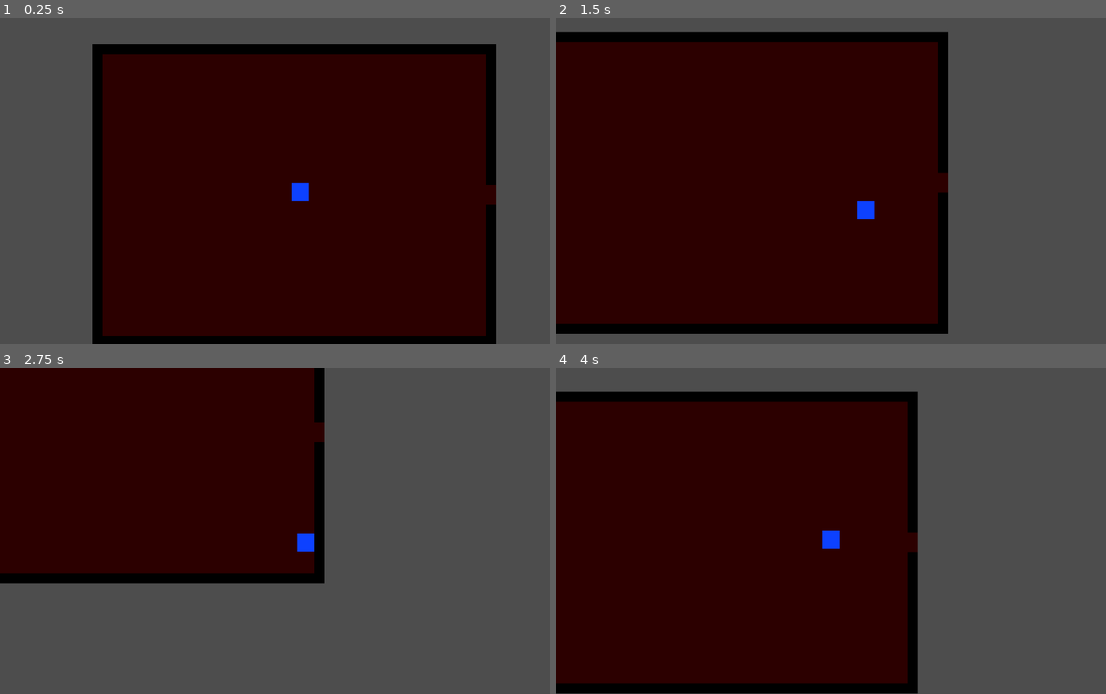
Above: before the commit, frames 1-4 (two rows, left to right).
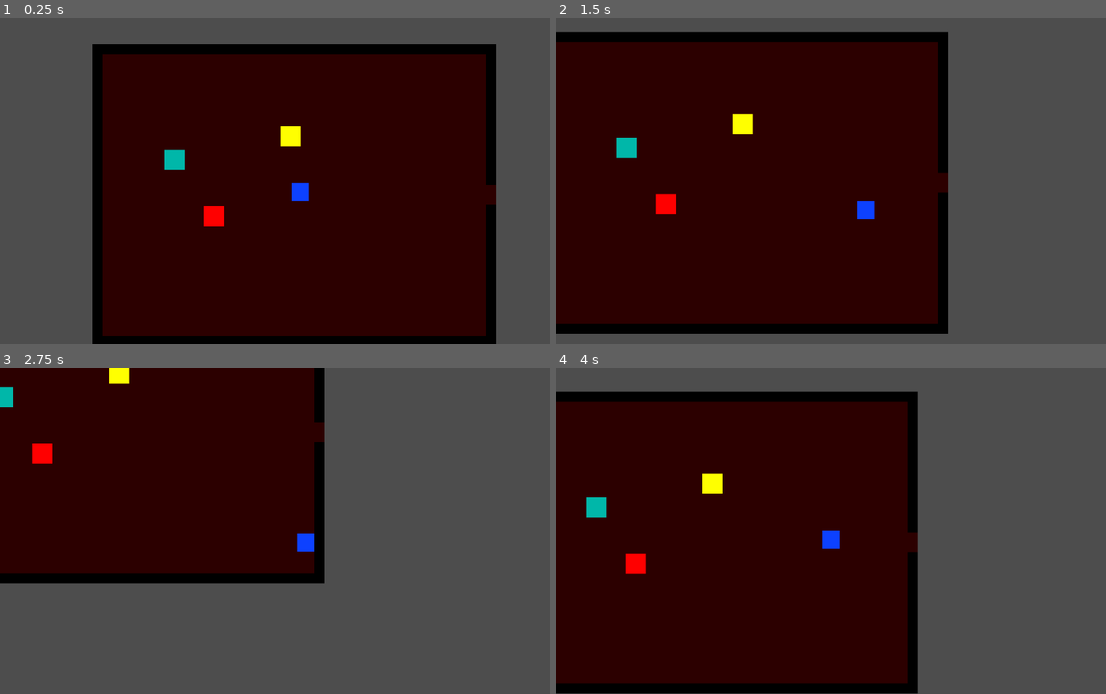
Above: after the commit, the same moments.

Repository: Alex4008/godot-test-project
Game: Godot game, scene res://room.tscn
Two runs of this game, one before a commit and one after it. Both use one fixed random seed, a clock stepped at 60 frames per second and the inputs below.
Inputs (mouse positions are in pixels of both pictures, inside the frame that each line leads up to):
- Up to frame 1 (0.25 s): no input
- Up to frame 2 (1.5 s): tap Enter at 0.5 s; move the mouse to (974, 164) at 0.52 s; hold Right (move_right) 0.53-1.28 s; click (974, 164) at 0.67 s; move the mouse to (732, 197) at 1.27 s; hold Down (move_down) from 1.28 s (still down); click (732, 197) at 1.42 s
- Up to frame 3 (2.75 s): move the mouse to (346, 459) at 2.02 s; release Down (move_down) at 2.03 s; hold Right (move_right) from 2.03 s (still down); click (346, 459) at 2.17 s
- Up to frame 4 (4 s): move the mouse to (820, 596) at 2.77 s; release Right (move_right) at 2.78 s; hold Up (move_up) 2.78-3.53 s; click (820, 596) at 2.92 s; move the mouse to (1023, 579) at 3.52 s; hold Left (move_left) from 3.53 s (still down); click (1023, 579) at 3.67 s

The runs differ from the first frame. In frame 1, 0.7% of the frame differs, in the area x 29-55%, y 33-64%; in frame 2, 0.7%; in frame 3, 0.6%; in frame 4, 0.7%, in the area x 5-31%, y 32-64%.

Commit message:
Added stuff

Diff:
--- /dev/null
+++ b/color_rect.gd
@@ -0,0 +1,17 @@
+extends ColorRect
+
+# Declare a variable to hold the reference to the DialogPanel
+@onready var dialog_panel = $DialogPanel
+
+func _ready():
+	# Ensure the ColorRect captures mouse input
+	mouse_filter = MOUSE_FILTER_STOP
+	# Connect the gui_input signal using a Callable
+	connect("gui_input", Callable(self, "_on_gui_input"))
+
+func _on_gui_input(event):
+	if event is InputEventMouseButton and event.pressed and event.button_index == MOUSE_BUTTON_LEFT:
+		print("ColorRect clicked!")
+		# Call the show_text() function on the DialogPanel
+		var world_position: Vector2 = get_global_rect().position
+		dialog_panel.show_text("This is a test, jesus christ this shouldn't be so hard.", world_position)
--- /dev/null
+++ b/npc.gd
@@ -0,0 +1,29 @@
+extends Node2D
+
+@export var display_text: String = "Hello!"
+@export var npc_color: Color = Color.WHITE
+
+
+@onready var box := $ColorRect
+@onready var panel := $Panel
+@onready var label := $Panel/Label
+
+func _ready():
+	panel.visible = false
+	box.color = npc_color
+	box.gui_input.connect(_on_box_gui_input)
+
+func _on_box_gui_input(event):
+	if event is InputEventMouseButton and event.pressed:
+		if event.button_index == MOUSE_BUTTON_LEFT:
+			show_dialog(display_text)
+
+func show_dialog(text: String):
+	label.text = text
+	await get_tree().process_frame  # allow UI to update the label size
+	panel.size = panel.get_minimum_size()
+	panel.visible = true
+
+	get_tree().create_timer(3.0).timeout.connect(func():
+		panel.visible = false
+	)
--- /dev/null
+++ b/npc.tscn
@@ -0,0 +1,34 @@
+[gd_scene load_steps=4 format=3 uid="uid://d13ncj72vw56u"]
+
+[ext_resource type="Script" uid="uid://ddo5x74pqbdei" path="res://npc.gd" id="1_ideak"]
+
+[sub_resource type="LabelSettings" id="LabelSettings_ideak"]
+
+[sub_resource type="RectangleShape2D" id="RectangleShape2D_ideak"]
+size = Vector2(40, 40)
+
+[node name="NPC" type="Node2D"]
+script = ExtResource("1_ideak")
+
+[node name="ColorRect" type="ColorRect" parent="."]
+offset_right = 40.0
+offset_bottom = 40.0
+
+[node name="Panel" type="Panel" parent="."]
+offset_left = 47.0
+offset_top = 1.0
+offset_right = 87.0
+offset_bottom = 41.0
+
+[node name="Label" type="Label" parent="Panel"]
+layout_mode = 0
+offset_top = 12.0
+offset_right = 40.0
+offset_bottom = 35.0
+label_settings = SubResource("LabelSettings_ideak")
+
+[node name="StaticBody2D" type="StaticBody2D" parent="."]
+
+[node name="CollisionShape2D" type="CollisionShape2D" parent="StaticBody2D"]
+position = Vector2(20, 20)
+shape = SubResource("RectangleShape2D_ideak")
--- a/room.tscn
+++ b/room.tscn
@@ -1,6 +1,7 @@
-[gd_scene load_steps=7 format=3 uid="uid://c7nnrbeqhgieh"]
+[gd_scene load_steps=8 format=3 uid="uid://c7nnrbeqhgieh"]
 
 [ext_resource type="PackedScene" uid="uid://coplxaemyo182" path="res://player.tscn" id="1_88gup"]
+[ext_resource type="PackedScene" uid="uid://d13ncj72vw56u" path="res://npc.tscn" id="4_v5vuv"]
 
 [sub_resource type="RectangleShape2D" id="RectangleShape2D_v321d"]
 size = Vector2(800, 20)
@@ -93,3 +94,18 @@
 
 [node name="Player" parent="." instance=ExtResource("1_88gup")]
 position = Vector2(393, 272)
+
+[node name="NPC" parent="." instance=ExtResource("4_v5vuv")]
+position = Vector2(221, 322)
+display_text = "This is a test"
+npc_color = Color(1, 0, 0, 1)
+
+[node name="NPC2" parent="." instance=ExtResource("4_v5vuv")]
+position = Vector2(143, 210)
+display_text = "Another test, love you long time"
+npc_color = Color(2.9841065e-06, 0.718878, 0.6620644, 1)
+
+[node name="NPC3" parent="." instance=ExtResource("4_v5vuv")]
+position = Vector2(373, 163)
+display_text = "Hi my name is jerry"
+npc_color = Color(1, 1, 0, 1)
Not shown, added: color_rect.gd.uid
Not shown, added: npc.gd.uid
